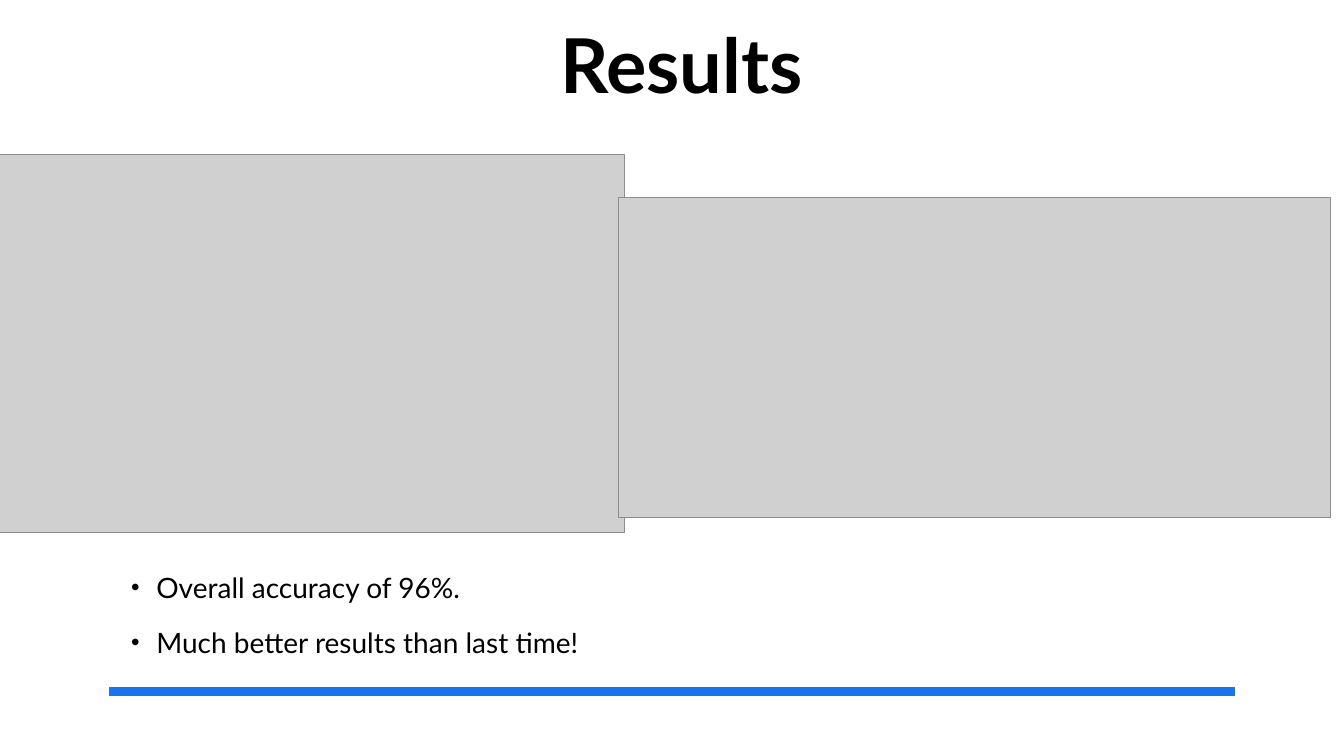
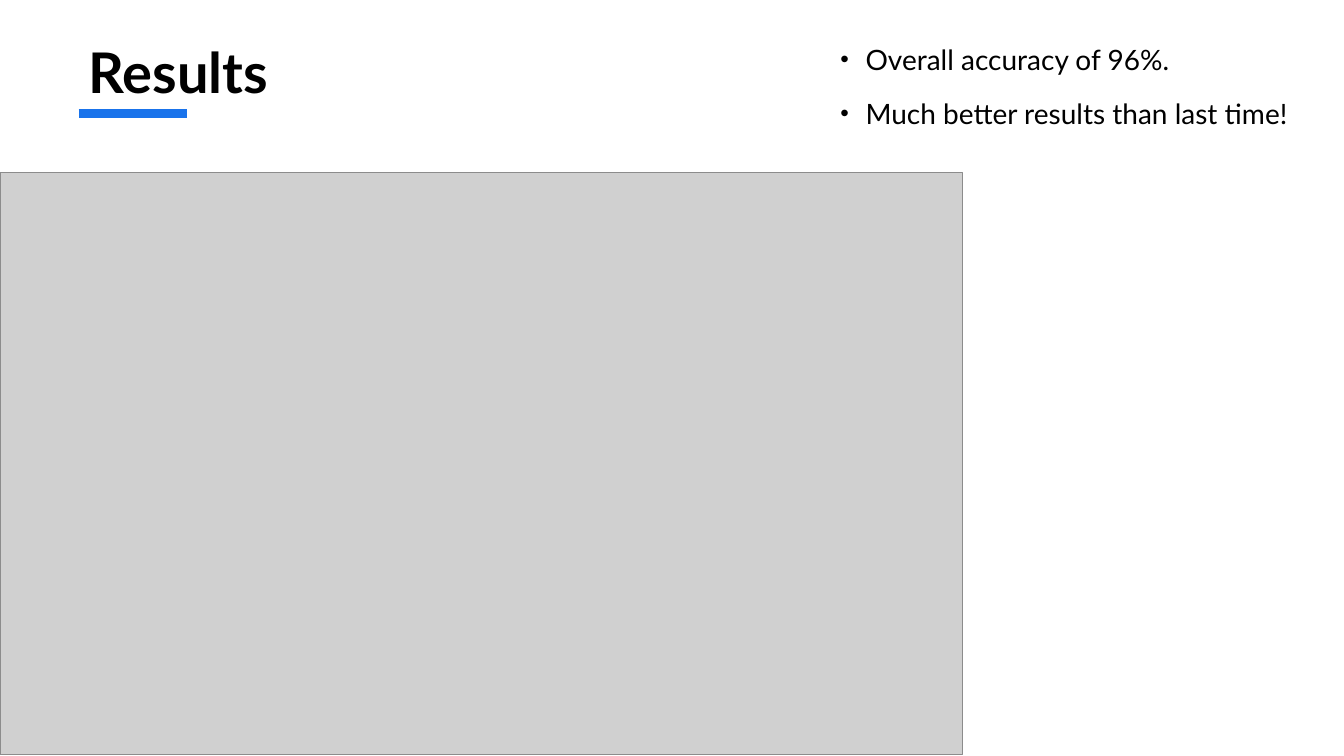
Before and after one commit to suhaskamath2712/E0261_P11, a slide deck: slide 7 of reports/Tiwari_Kamath_Final.pptx. Drawn at 1344x756 pixels with LibreOffice and Linux fonts; fonts in the diff are those of the drawing; grey boxes stand for pictures. Boxes give left, top, right and bottom in pixels: in the first picture for what was removed or moved away, otherwise in the second. Text is boxed around its words. In the diff, an @@ line names an element or a change of style, - is before the commit and + after.

```diff
--- a/reports/Tiwari_Kamath_Final.pptx
+++ b/reports/Tiwari_Kamath_Final.pptx
@@ title "Results": place and size @@
-title "Results" at [560,36,802,94]
+title "Results" at [89,51,268,94]
@@ title "Results" at [89,51,268,94]: size 54 to 40 pt; alignment centre to left; vertical alignment bottom to top @@
@@ text "Overall accuracy of 96%.": place and size @@
-text "Overall accuracy of 96%." at [156,577,579,654]
+text "Overall accuracy of 96%." at [866,49,1288,125]
@@ line added from (79, 114) to (187, 114), #1973EB 6 pt @@
@@ picture: place and size @@
-picture at [0,154,625,531]
+picture at [0,172,963,754]
@@ picture removed at [619,198,1331,518] @@
@@ line removed from (110, 692) to (1235, 692) @@
```
Also in this commit, not shown: 1 other slide changed, 3 slides added, 2 slides removed, 7 other files.
